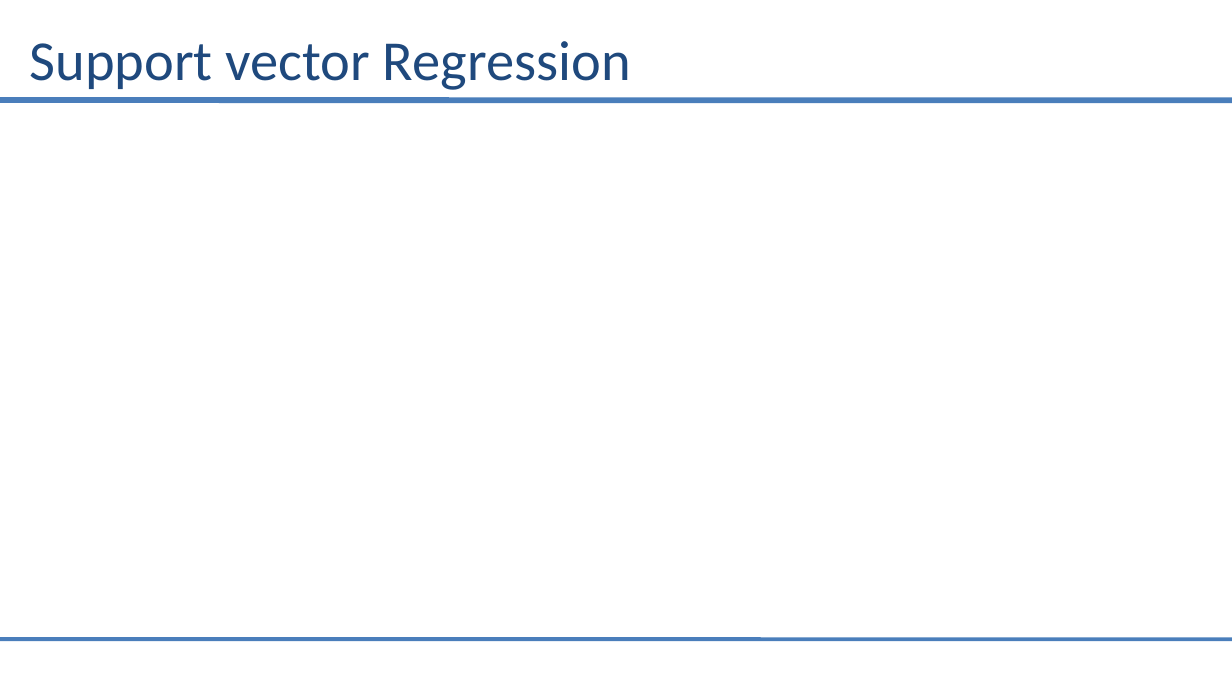
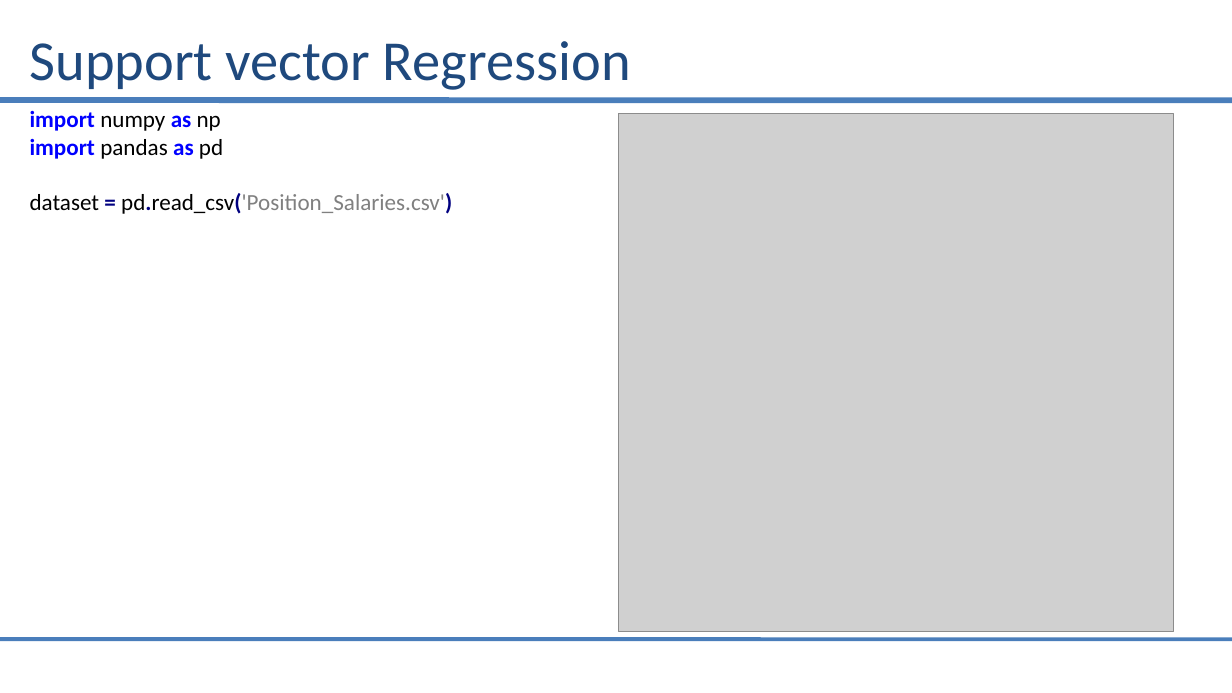
Before and after one commit to saiprasad94/DataSciencePython, a slide deck: slide 7 of Support_Vector_Regression/Support_vector_Regression.pptx. Drawn at 1232x693 pixels with LibreOffice and Linux fonts; fonts in the diff are those of the drawing; grey boxes stand for pictures. Boxes give left, top, right and bottom in pixels: in the first picture for what was removed or moved away, otherwise in the second. Text is boxed around its words. In the diff, an @@ line names an element or a change of style, - is before the commit and + after.

Commit message:
Support vector Regression Priliminary

```diff
--- a/Support_Vector_Regression/Support_vector_Regression.pptx
+++ b/Support_Vector_Regression/Support_vector_Regression.pptx
@@ text added at bbox=[30, 111, 452, 214], 18 pt, text #000000 @@
+import numpy as np
+import pandas as pd
+dataset = pd.read_csv('Position_Salaries.csv')
@@ picture added at bbox=[619, 114, 1174, 631] @@
```
Also in this commit, not shown: 2 other slides changed, 3 slides added, 2 other files.
